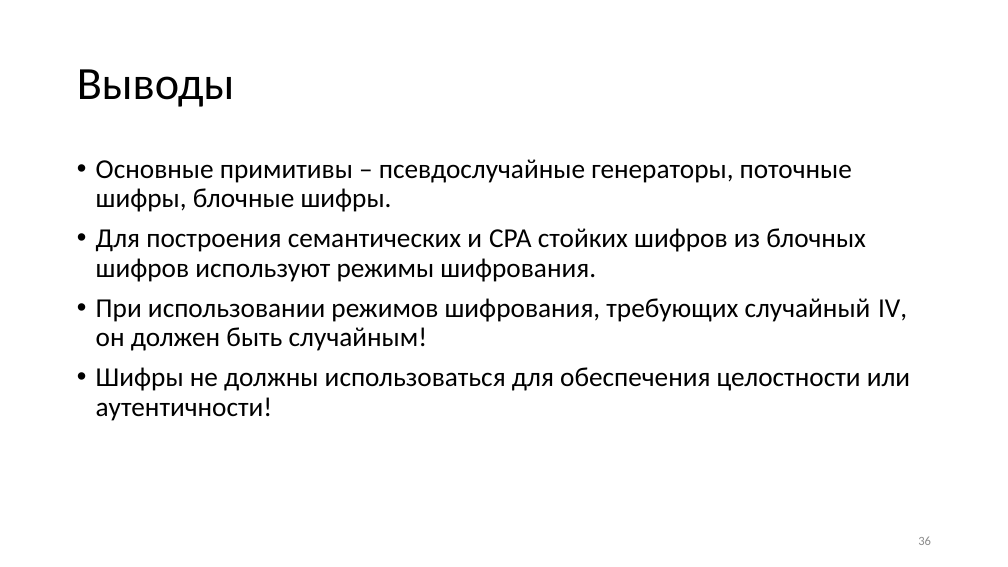
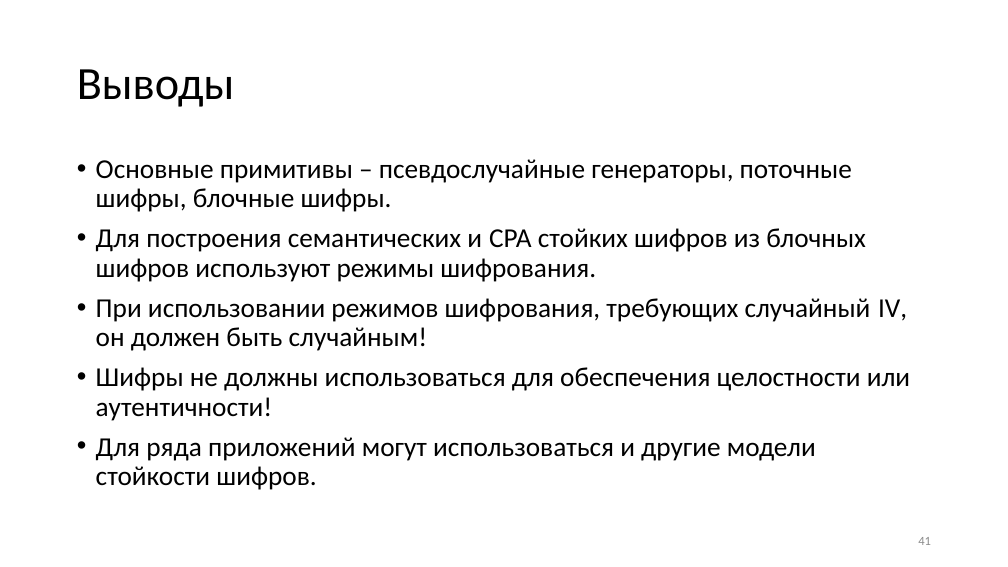
Before and after one commit to GeorgyFirsov-s-forks/CryptoLectures, a slide deck: slide 41 of Lectures/Lecture8.pptx (slide 36 before the commit). Drawn at 1008x567 pixels with LibreOffice and Linux fonts; fonts in the diff are those of the drawing. Boxes give left, top, right and bottom in pixels: in the first picture for what was removed or moved away, otherwise in the second. Text is boxed around its words. In the diff, an @@ line names an element or a change of style, - is before the commit and + after.

```diff
--- a/Lectures/Lecture8.pptx
+++ b/Lectures/Lecture8.pptx
@@ text at (x1=96, y1=437, x2=816, y2=490): paragraph added @@
+• Для ряда приложений могут использоваться и другие модели стойкости шифров.
@@ page number at (x1=918, y1=537, x2=931, y2=545): text changed @@
-36
+41
```
Also in this commit, not shown: 3 other slides changed, 5 slides added, 3 other files.
